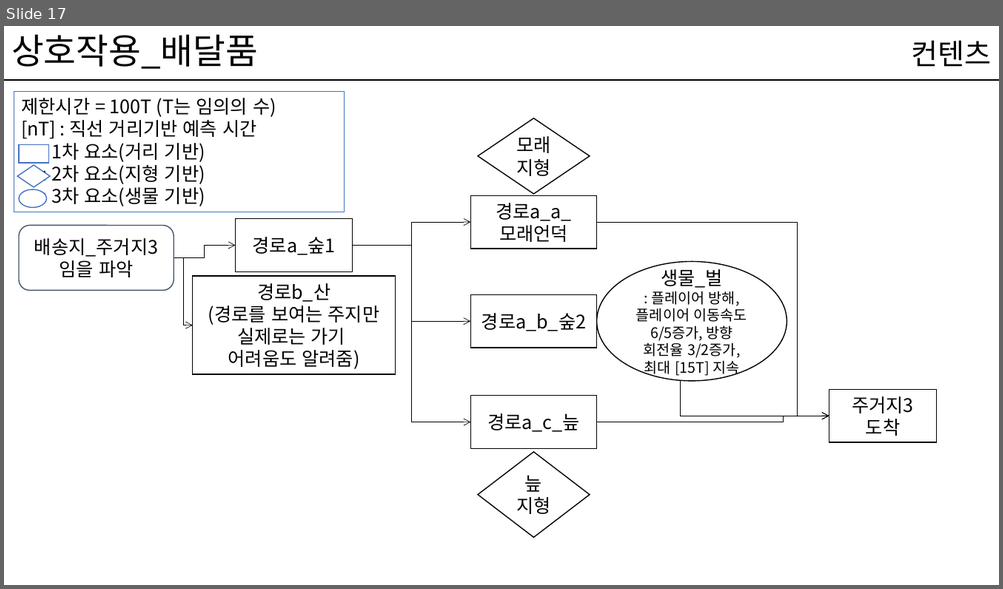
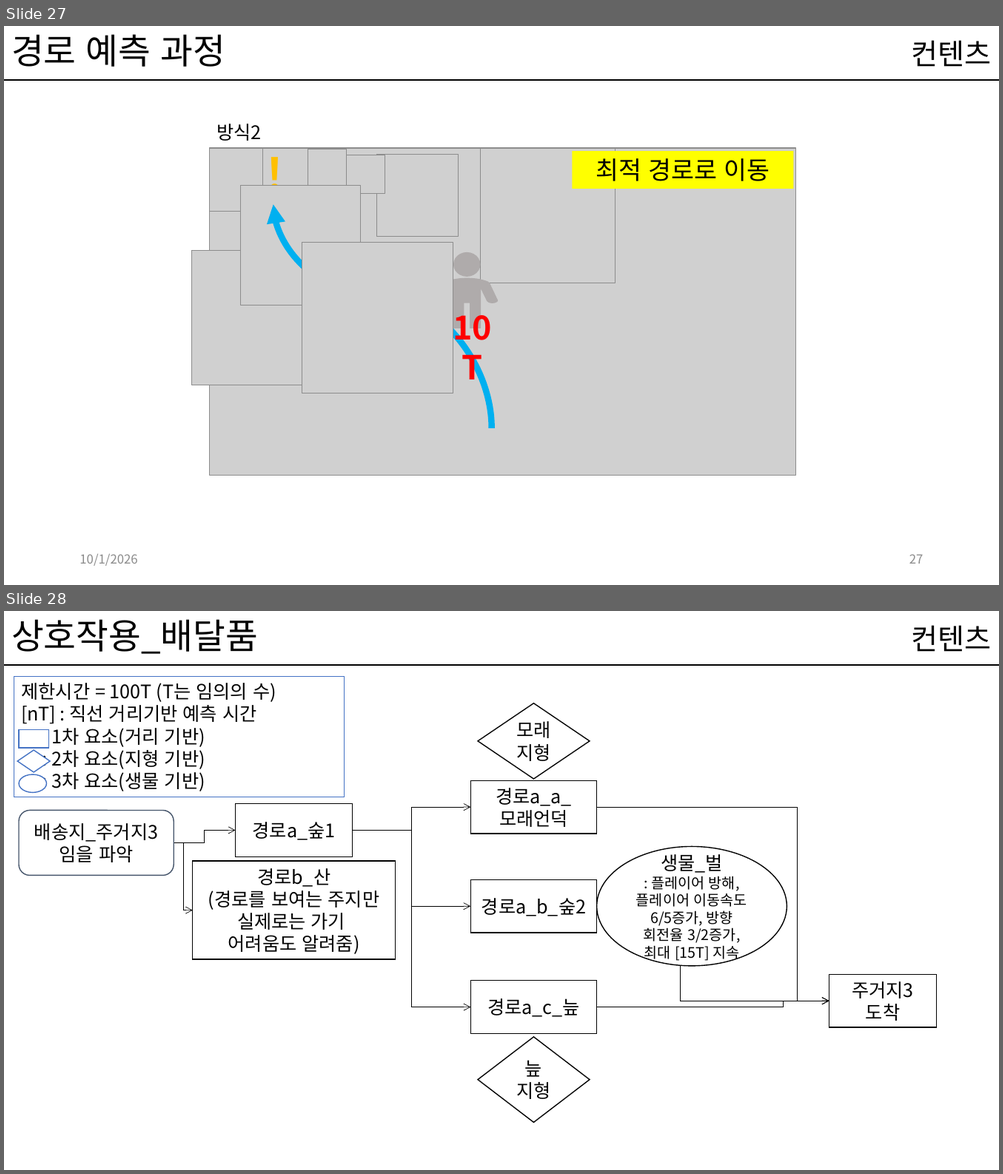
Before and after one commit to kwakyerin/2026_Graduation_Project, a slide deck: documents/HyunahKwon/design/designing/for_teammates/프로토타입_기획.pptx. Shown one above the other, each under a label of ours: slide 17 before the commit, slides 27 and 28 after it. The pictures are 1003x589 and 1003x1174 pixels, drawn with LibreOffice and Linux fonts; fonts in the diff are those of the drawing; grey boxes stand for pictures. Boxes give left, top, right and bottom in pixels: in the first picture for what was removed or moved away, otherwise in the second. Text is boxed around its words. In the diff, an @@ line names an element or a change of style, - is before the commit and + after.

Commit message:
경로예측과정 방식1,2
프로토타입ppt 수정

```diff
--- a/documents/HyunahKwon/design/designing/for_teammates/프로토타입_기획.pptx
+++ b/documents/HyunahKwon/design/designing/for_teammates/프로토타입_기획.pptx
@@ slide 27 added at (x1=4, y1=26, x2=999, y2=585), background #FFFFFF; not listed: 1 template element that a slide beside it also shows @@
@@ title added at (x1=11, y1=34, x2=226, y2=67), 34 pt, text #000000 @@
+경로 예측 과정
@@ text added at (x1=911, y1=40, x2=991, y2=67), 28 pt, text #000000 @@
+컨텐츠
@@ text added at (x1=216, y1=124, x2=261, y2=141), 18 pt, text #000000 @@
+방식2
@@ picture added at (x1=209, y1=148, x2=795, y2=476) @@
@@ picture added at (x1=210, y1=148, x2=263, y2=211) @@
@@ text added at (x1=259, y1=142, x2=287, y2=205), 44 pt, text #FFC000, bold @@
+!
@@ picture added at (x1=308, y1=149, x2=347, y2=187) @@
@@ picture added at (x1=347, y1=155, x2=384, y2=193) @@
@@ picture added at (x1=376, y1=154, x2=458, y2=235) @@
@@ picture added at (x1=481, y1=148, x2=616, y2=284) @@
@@ rectangle added at (x1=572, y1=151, x2=794, y2=189), fill #FFFF00, 24 pt, text #000000 @@
+최적 경로로 이동
@@ picture added at (x1=241, y1=186, x2=360, y2=305) @@
@@ curved arrow added from (491, 429) to (273, 204), #00B0F0 6 pt @@
@@ picture added at (x1=302, y1=242, x2=453, y2=393) @@
@@ picture added at (x1=191, y1=250, x2=327, y2=386) @@
@@ ellipse added at (x1=453, y1=253, x2=480, y2=278), fill #AFABAB @@
@@ freeform shape added at (x1=436, y1=278, x2=498, y2=329), fill #AFABAB @@
@@ text added at (x1=436, y1=304, x2=509, y2=352), 32 pt, text #FF0000, bold @@
+10T
@@ text added at (x1=79, y1=554, x2=137, y2=566), 12 pt, text #8C8C8C @@
+10/1/2026
@@ page number added at (x1=909, y1=554, x2=923, y2=564), 12 pt, text #8C8C8C @@
+27
@@ what was slide 17 is now slide 28 @@
```
Also in this commit, not shown: 20 slides changed, 11 other slides added, 3 other files.
